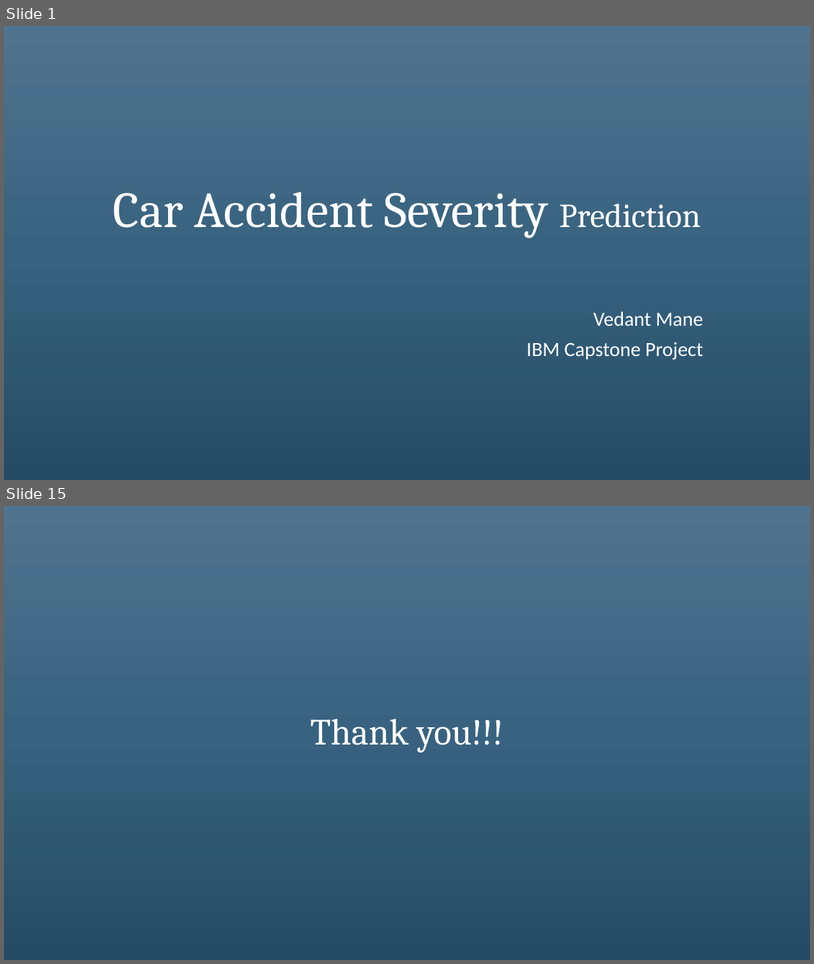
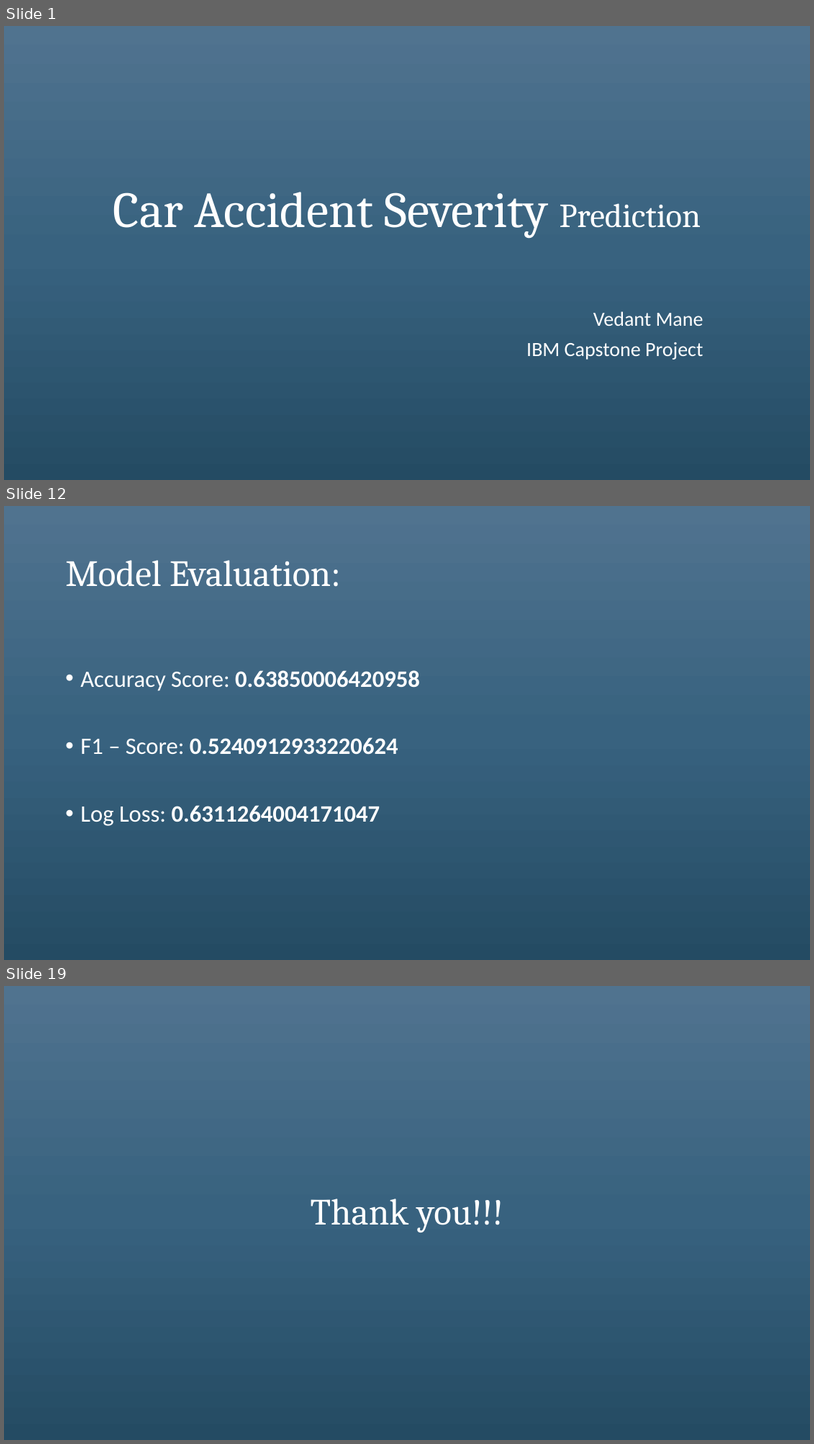
Before and after one commit to vedantmane/Car-Accident-Severity-Prediction, a slide deck: Presentation/CAS Presentation.pptx. Shown one above the other, each under a label of ours: slides 1 and 15 before the commit, slides 1, 12 and 19 after it; the slides between them are not shown. The pictures are 814x964 and 814x1444 pixels, drawn with LibreOffice and Linux fonts; fonts in the diff are those of the drawing. Boxes give left, top, right and bottom in pixels: in the first picture for what was removed or moved away, otherwise in the second. Text is boxed around its words. In the diff, an @@ line names an element or a change of style, - is before the commit and + after.

```diff
--- a/Presentation/CAS Presentation.pptx
+++ b/Presentation/CAS Presentation.pptx
@@ slide 12 added at <box>4,506,810,960</box>, background gradient #517491 to #38627F to #244C64 @@
@@ title added at <box>65,560,341,587</box>, 44 pt, text #FFFFFF @@
+Model Evaluation:
@@ text added at <box>80,670,420,826</box>, 28 pt, text #FFFFFF, bold @@
+• Accuracy Score: 0.63850006420958
+• F1 – Score: 0.5240912933220624
+• Log Loss: 0.6311264004171047
@@ what was slide 15 is now slide 19 @@
```
Also in this commit, not shown: 4 slides changed, 12 other slides added, 9 slides removed.
